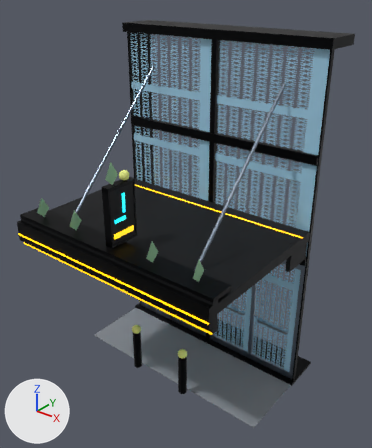
One commit to the glTF model godot/assets/models/tt_entrance_bay.glb: the scene before it, then after it.
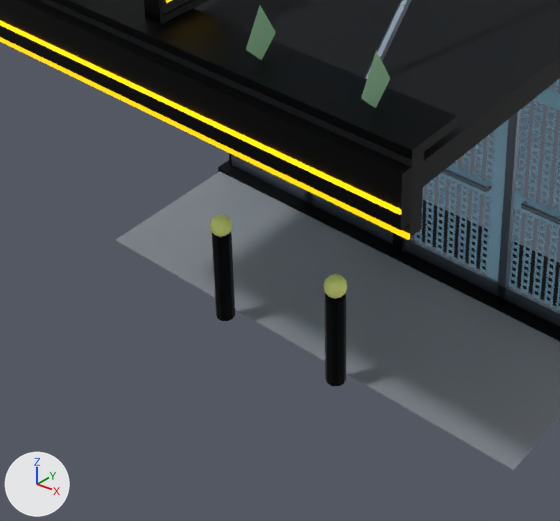
Each version is shown whole from a 50 mm camera at (5.04, -5.99, 6.88) aimed at (0.14, 0.13, 3.08), then close up on the part from 13% to 73% of the width and 53% to 100% of the height. The axes (+X, +Y, +Z) are drawn at lower left. The lights are the same throughout. The last two pictures show the newer version. Objects named as collision shapes, trigger or cutter boxes, shadow casters or lower levels of detail are left out. Vertices at exactly the same position are counted once.

Names of what the first close-up shows: 'Ball_Bollards', 'Bollard_Balls', 'Canopy', 'Court_Line_LED', 'Door_Scissor_10', 'Door_Scissor_11', 'Door_Stiles', 'Fascia_Gunmetal', 'Fascia_Leaf_Crests', 'Fascia_Slate', 'Frame', 'Threshold_Mat' and 4 more.
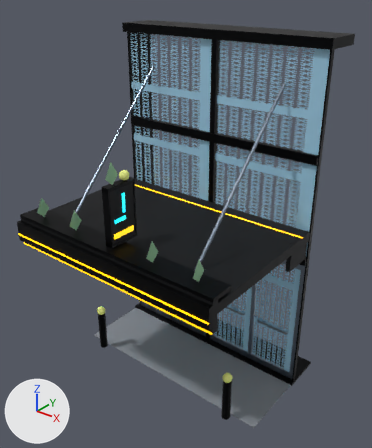
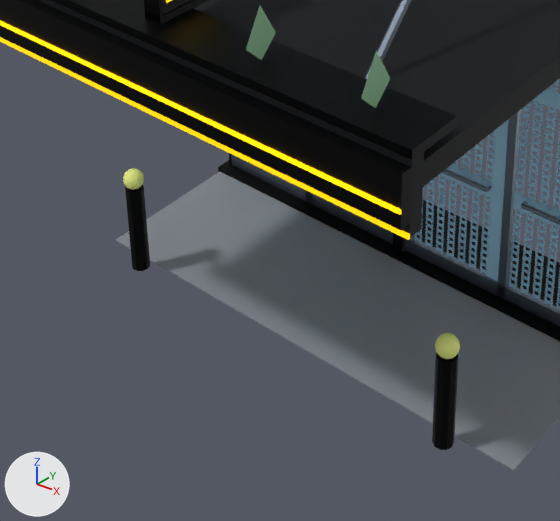
Pixel boxes [x1, y1, x2, y2] of what changed, in the close-ups (560 x 521 px; the box of a moved part takes in the faces that stretch with it):
'Ball_Bollards', reshaped (147% wider, 72% taller): before [212, 232, 346, 386]; after [125, 185, 458, 450]
'Bollard_Balls', reshaped (145% wider, 123% taller): before [210, 214, 347, 299]; after [123, 168, 460, 359]
part 1 of me_ball_bollards, moved or reshaped: before [212, 232, 235, 321]; after [125, 185, 150, 271]
part 2 of me_ball_bollards, moved or reshaped: before [325, 294, 346, 386]; after [432, 353, 458, 450]
part 3 of me_bollard_balls, moved or reshaped: before [210, 214, 232, 237]; after [123, 168, 144, 190]
part 4 of me_bollard_balls, moved or reshaped: before [323, 274, 347, 299]; after [435, 333, 460, 359]

The edits, one by one:
me_ball_bollards is used by ob_ball_bollards; location (0.0, 0.0, 0.0).
me_ball_bollards had 44 vertices, 80 faces and spanned x -0.625..0.625, y -0.551..-0.409, z 0.076..0.85.
me_ball_bollards now has 44 vertices, 80 faces and spans x -1.575..1.575, y -0.551..-0.409, z 0.076..0.85.
me_ball_bollards part 1: the loose piece of 22 vertices spanning x -0.625..-0.475, y -0.551..-0.409, z 0.076..0.85 is moved by (-0.95, 0.0, 0.0).
me_ball_bollards part 2: the loose piece of 22 vertices spanning x 0.475..0.625, y -0.551..-0.409, z 0.076..0.85 is moved by (0.95, 0.0, 0.0).
me_bollard_balls is used by ob_bollard_balls; location (0.0, 0.0, 0.0).
me_bollard_balls had 84 vertices, 160 faces and spanned x -0.635..0.635, y -0.565..-0.395, z 0.846..1.016.
me_bollard_balls now has 84 vertices, 160 faces and spans x -1.585..1.585, y -0.565..-0.395, z 0.846..1.016.
me_bollard_balls part 3: the loose piece of 42 vertices spanning x -0.635..-0.465, y -0.565..-0.395, z 0.846..1.016 is moved by (-0.95, 0.0, 0.0).
me_bollard_balls part 4: the loose piece of 42 vertices spanning x 0.465..0.635, y -0.565..-0.395, z 0.846..1.016 is moved by (0.95, 0.0, 0.0).
